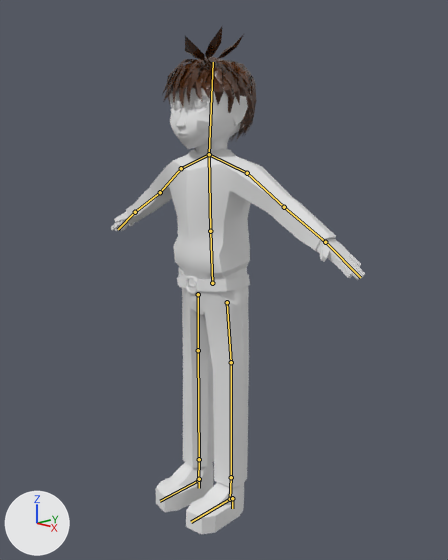
The Blender file Assets/Models/Investigator+Skeleton.blend: old version first, new version second.
Camera for both pictures: a 50 mm camera at (4.56, -3.9, 4.07) aimed at (0.13, 0.37, 2.57). Every picture has the same lights, and +X, +Y and +Z are marked at lower left. The bones that bend it are drawn over the model as lines.
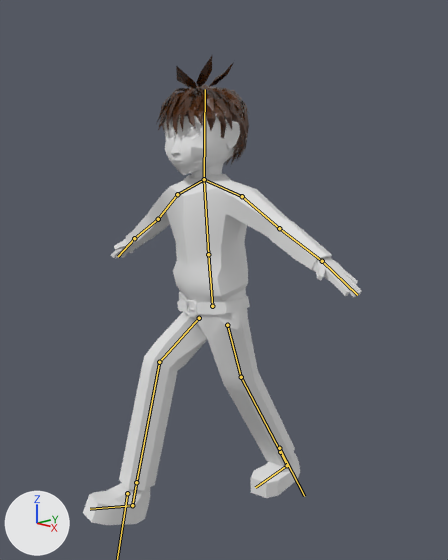
The newer file adds an action. The first version stands in its rest pose; the second is drawn at frame 40 of the action 'Walk'.

Edits to the scene script, one JSON object a line:
```json
{"block": "bone_bone", "where": "bone_bone = bpy.data.objects['Armature'].pose.bones['Bone']"}
{"op": "set", "path": "bone_bone.location", "old": "(0.0, 0.0, 0.0)", "new": "(0.0, -0.25, 0.01)"}
{"op": "set", "path": "bone_bone.rotation_quaternion", "old": "(1.0, 0.0, 0.0, 0.0)", "new": "(1.0, 0.0, 0.001, 0.027)", "note": "degrees (0, 0, 0) -> degrees (0, 0, 3)"}
{"block": "bone_bone_006", "where": "bone_bone_006 = bpy.data.objects['Armature'].pose.bones['Bone.006']  # child of 'Bone.005'"}
{"op": "set", "path": "bone_bone_006.rotation_quaternion", "old": "(1.0, 0.0, 0.0, 0.0)", "new": "(0.997, 0.01, -0.069, 0.013)", "note": "degrees (0, 0, 0) -> degrees (1, -8, 1)"}
{"block": "bone_bone_007", "where": "bone_bone_007 = bpy.data.objects['Armature'].pose.bones['Bone.007']  # child of 'Bone.006'"}
{"op": "set", "path": "bone_bone_007.rotation_quaternion", "old": "(1.0, 0.0, 0.0, 0.0)", "new": "(0.968, -0.033, -0.014, -0.248)", "note": "degrees (0, 0, 0) -> degrees (-3, -2, -29)"}
{"block": "bone_bone_010", "where": "bone_bone_010 = bpy.data.objects['Armature'].pose.bones['Bone.010']  # child of 'Bone.009'"}
{"op": "set", "path": "bone_bone_010.rotation_quaternion", "old": "(1.0, 0.0, 0.0, 0.0)", "new": "(0.999, -0.007, -0.02, 0.029)", "note": "degrees (0, 0, 0) -> degrees (-1, -2, 3)"}
{"block": "bone_bone_011", "where": "bone_bone_011 = bpy.data.objects['Armature'].pose.bones['Bone.011']  # child of 'Bone.010'"}
{"op": "set", "path": "bone_bone_011.rotation_quaternion", "old": "(1.0, 0.0, 0.0, 0.0)", "new": "(0.993, -0.012, 0.01, -0.119)", "note": "degrees (0, 0, 0) -> degrees (-2, 1, -14)"}
{"block": "bone_bone_021", "where": "bone_bone_021 = bpy.data.objects['Armature'].pose.bones['Bone.021']"}
{"op": "set", "path": "bone_bone_021.location", "old": "(0.0, 0.0, 0.0)", "new": "(-0.81, -0.3, -0.03)"}
{"op": "set", "path": "bone_bone_021.rotation_quaternion", "old": "(1.0, 0.0, 0.0, 0.0)", "new": "(0.965, -0.005, 0.022, 0.26)", "note": "degrees (0, 0, 0) -> degrees (0, 3, 30)"}
{"block": "bone_bone_022", "where": "bone_bone_022 = bpy.data.objects['Armature'].pose.bones['Bone.022']"}
{"op": "set", "path": "bone_bone_022.location", "old": "(0.0, 0.0, 0.0)", "new": "(0.97, -0.23, -0.04)"}
{"op": "set", "path": "bone_bone_022.rotation_quaternion", "old": "(1.0, 0.0, 0.0, 0.0)", "new": "(0.995, -0.025, -0.012, -0.095)", "note": "degrees (0, 0, 0) -> degrees (-3, -2, -11)"}
```

Pixel boxes [x1, y1, x2, y2] of what changed, in the pictures (448 x 560 px):
```json
{"object": "Circle.001", "change": "posed", "before": [111, 75, 365, 534], "after": [83, 103, 362, 525], "on screen": "10% wider, 8% shorter"}
{"object": "Plane.002", "change": "posed", "before": [162, 25, 257, 142], "after": [156, 56, 250, 167]}
{"object": "Circle", "change": "posed", "before": [177, 267, 250, 292], "after": [177, 291, 250, 315]}
{"object": "Sphere.001", "change": "posed", "before": [173, 100, 181, 110], "after": [167, 128, 175, 138]}
{"bone": "Bone", "before": "(212, 283) to (210, 231)", "after": "(212, 306) to (208, 254)"}
{"bone": "Bone.006", "before": "(231, 477) to (230, 499)", "after": "(280, 452) to (287, 465)"}
{"bone": "Bone.007", "before": "(230, 499) to (191, 522)", "after": "(287, 465) to (255, 487)"}
{"bone": "Bone.010", "before": "(199, 459) to (198, 480)", "after": "(136, 482) to (132, 505)"}
{"bone": "Bone.011", "before": "(198, 480) to (160, 501)", "after": "(132, 505) to (90, 509)"}
{"bone": "Bone.021", "before": "(232, 498) to (232, 508)", "after": "(279, 448) to (304, 496)"}
```
